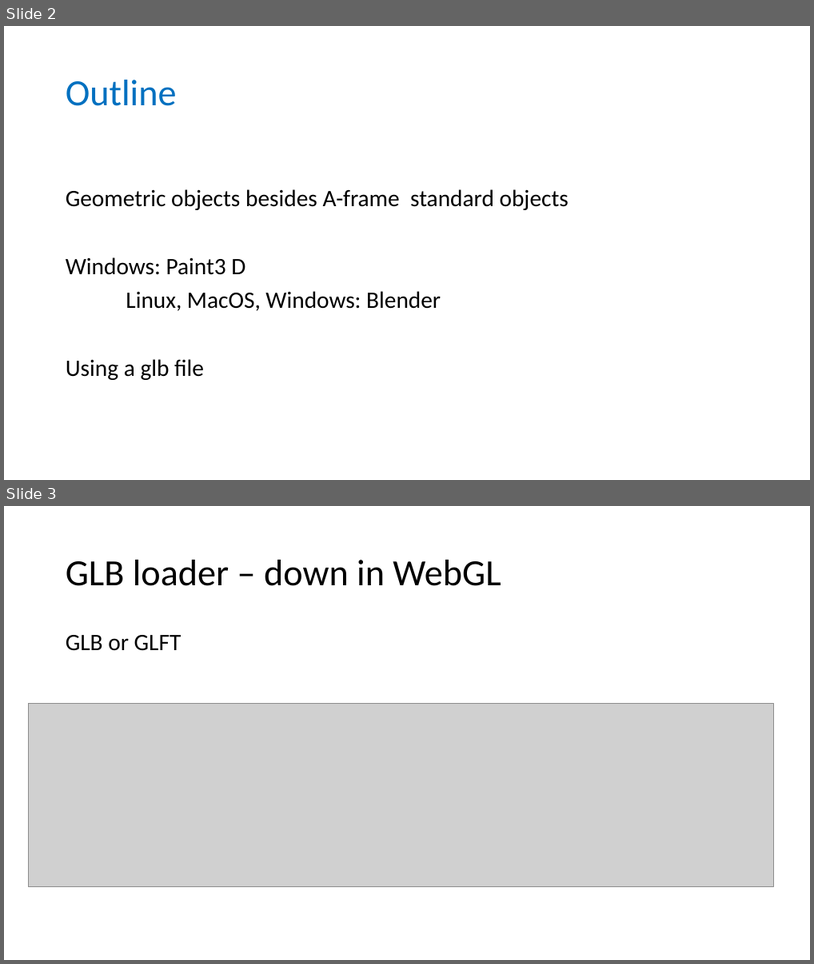
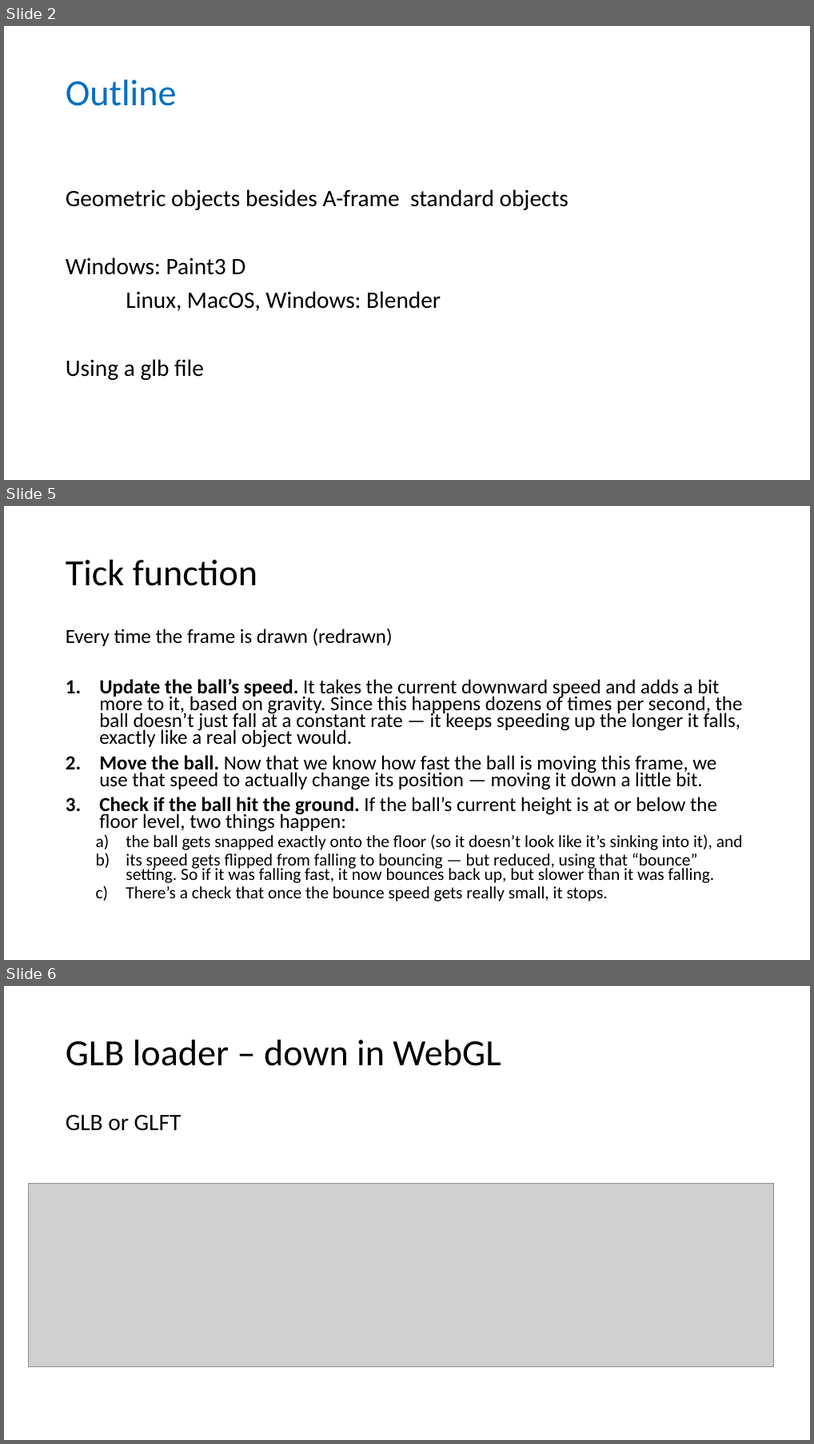
Before and after one commit to wonder-phil/AI-IoT-2025, a slide deck: p07/A-frame-additional-geom-objects.pptx. Shown one above the other, each under a label of ours: slides 2 and 3 before the commit, slides 2, 5 and 6 after it; the slides between them are not shown. The pictures are 814x964 and 814x1444 pixels, drawn with LibreOffice and Linux fonts; fonts in the diff are those of the drawing; grey boxes stand for pictures. Boxes give left, top, right and bottom in pixels: in the first picture for what was removed or moved away, otherwise in the second. Text is boxed around its words. In the diff, an @@ line names an element or a change of style, - is before the commit and + after.

```diff
--- a/p07/A-frame-additional-geom-objects.pptx
+++ b/p07/A-frame-additional-geom-objects.pptx
@@ slide 5 added at [4,506,810,960], background #FFFFFF @@
@@ title added at [66,560,258,586], 44 pt, text #000000 @@
+Tick function
@@ text added at [66,628,743,901], 23.8 pt, text #000000 @@
+Every time the frame is drawn (redrawn)
+1. Update the ball’s speed. It takes the current downward speed and adds a bit more to it, based on gravity. Since this happens dozens of times per second, the ball doesn’t just fall at a constant rate — it keeps speeding up the longer it falls, exactly like a real object would.
+2. Move the ball. Now that we know how fast the ball is moving this frame, we use that speed to actually change its position — moving it down a little bit.
+3. Check if the ball hit the ground. If the ball’s current height is at or below the floor level, two things happen:
+  a) the ball gets snapped exactly onto the floor (so it doesn’t look like it’s sinking into it), and
+  b) its speed gets flipped from falling to bouncing — but reduced, using that “bounce” setting. So if it was falling fast, it now bounces back up, but slower than it was falling.
+  c) There’s a check that once the bounce speed gets really small, it stops.
@@ what was slide 3 is now slide 6 @@
```
Also in this commit, not shown: 3 other slides added, 2 other files.
